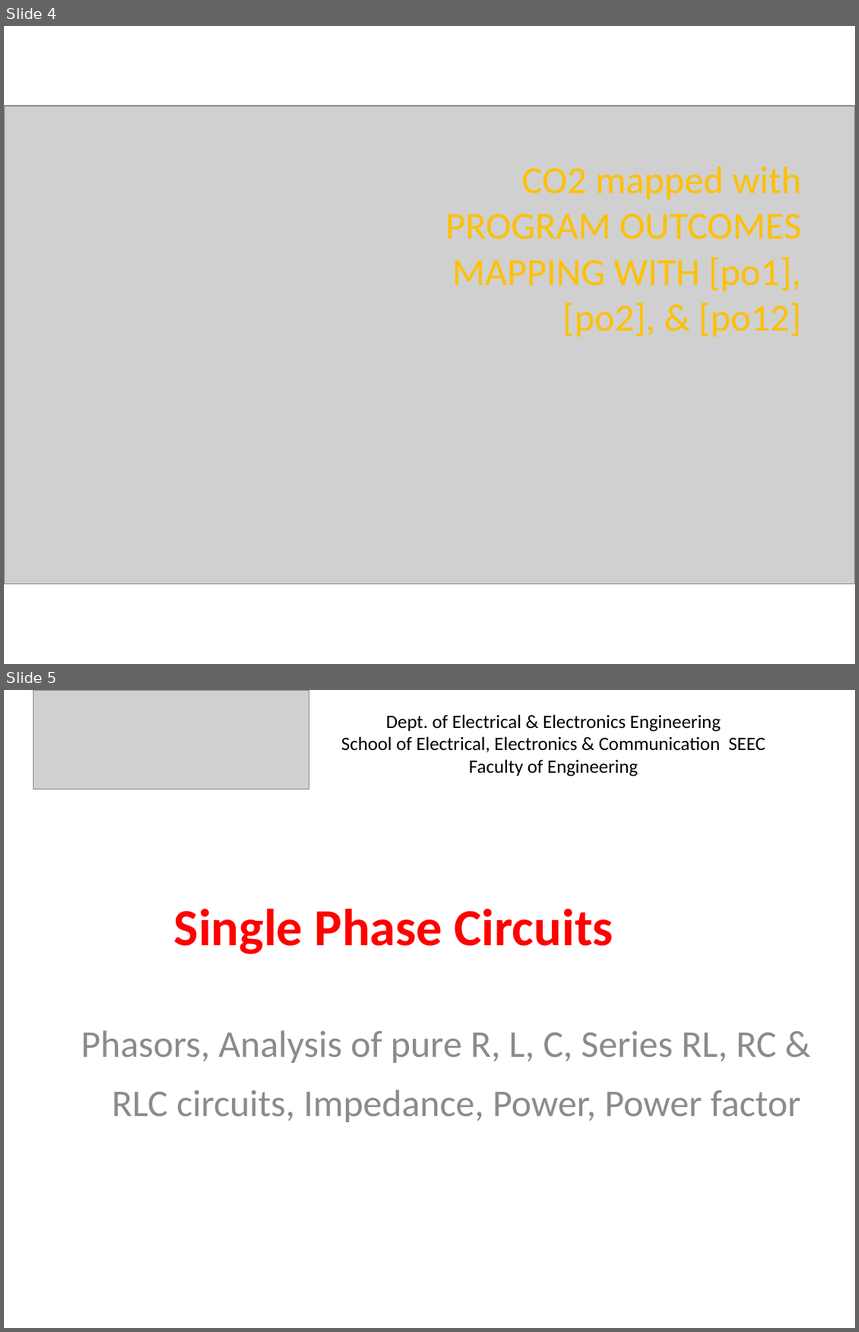
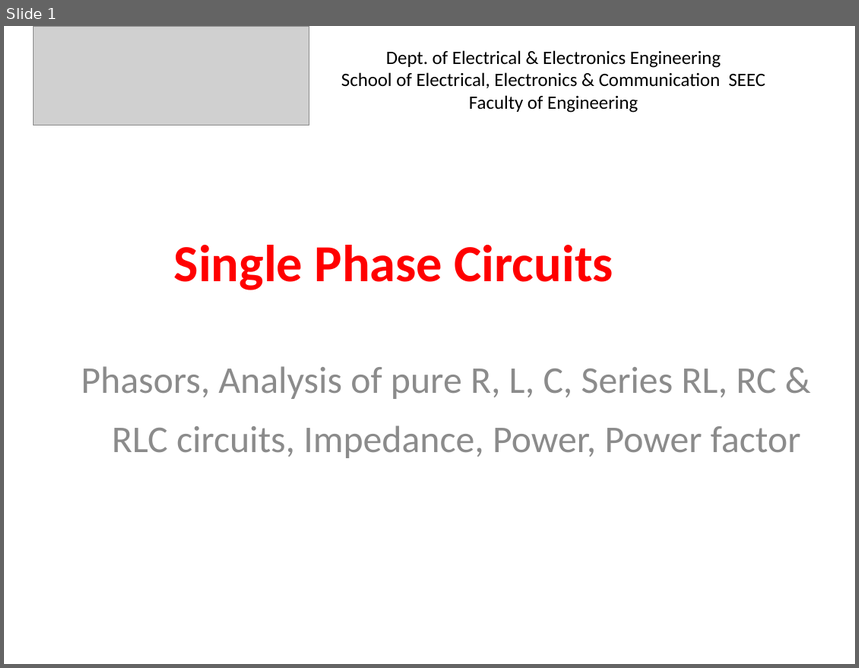
Before and after one commit to viktorexe/Chemistry-Cycle, a slide deck: EES/L12.pptx. Shown one above the other, each under a label of ours: slides 4 and 5 before the commit, slide 1 after it. The pictures are 859x1332 and 859x668 pixels, drawn with LibreOffice and Linux fonts; fonts in the diff are those of the drawing; grey boxes stand for pictures. Boxes give left, top, right and bottom in pixels: in the first picture for what was removed or moved away, otherwise in the second. Text is boxed around its words. In the diff, an @@ line names an element or a change of style, - is before the commit and + after.

```diff
--- a/EES/L12.pptx
+++ b/EES/L12.pptx
@@ slide 4 removed at bbox=[4, 26, 855, 664], background #FFFFFF @@
@@ picture removed at bbox=[4, 106, 855, 585] @@
@@ title removed at bbox=[446, 167, 802, 337] @@
-CO2 mapped with PROGRAM OUTCOMES MAPPING WITH [po1],[po2], & [po12]
@@ what was slide 5 is now slide 1 @@
```
Also in this commit, not shown: 3 other slides removed, 17 other files.
